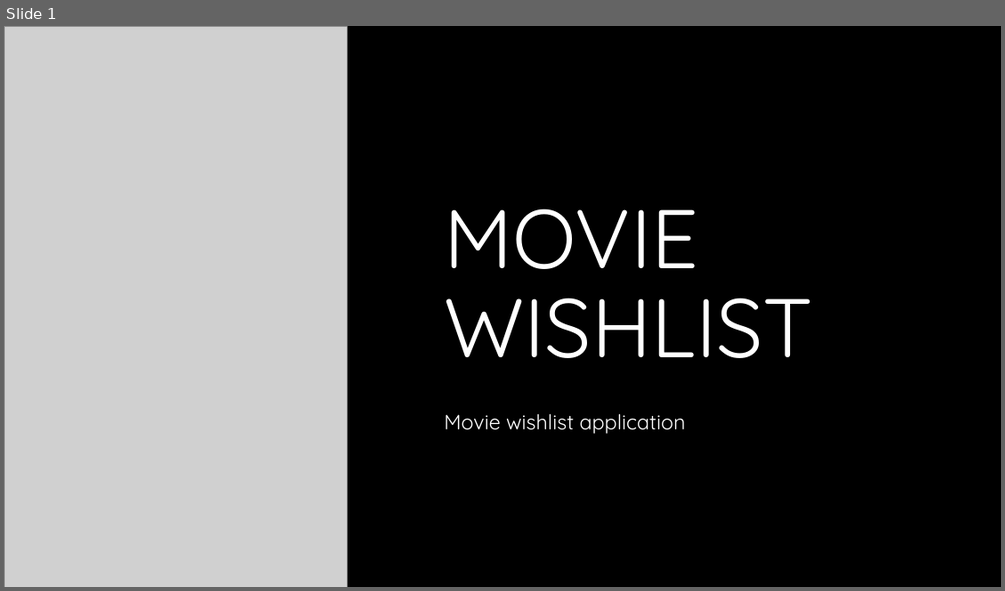
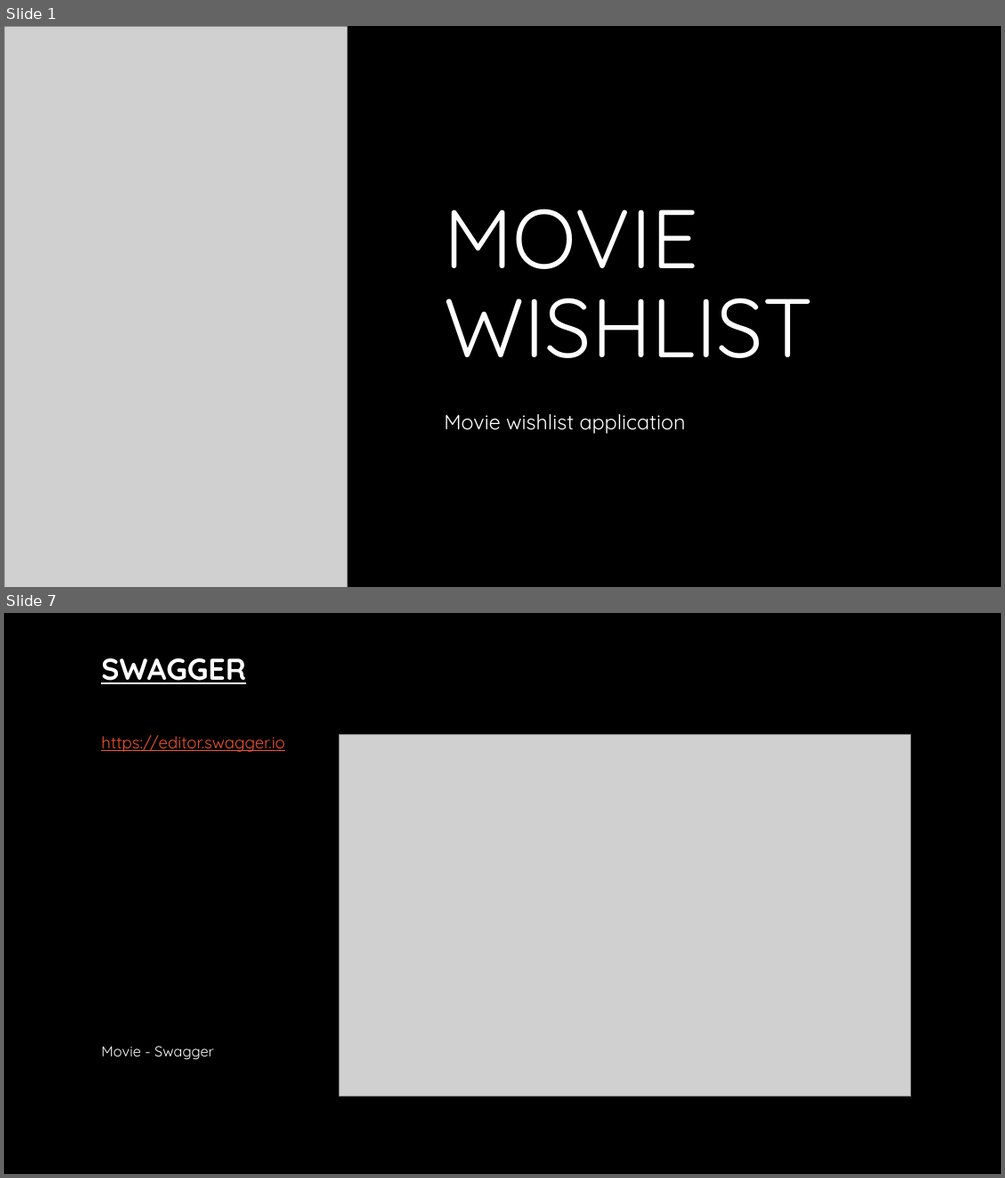
Before and after one commit to bk88collab/be-project, a slide deck: Presentasi/Movie Wishlist.pptx. Shown one above the other, each under a label of ours: slide 1 before the commit, slides 1 and 7 after it; the slides between them are not shown. The pictures are 1005x591 and 1005x1178 pixels, drawn with LibreOffice and Linux fonts; fonts in the diff are those of the drawing; grey boxes stand for pictures; background and template pictures are left out. Boxes give left, top, right and bottom in pixels: in the first picture for what was removed or moved away, otherwise in the second. Text is boxed around its words. In the diff, an @@ line names an element or a change of style, - is before the commit and + after.

```diff
--- a/Presentasi/Movie Wishlist.pptx
+++ b/Presentasi/Movie Wishlist.pptx
@@ slide 7 added at [4,613,1001,1174], background #000000 @@
@@ title added at [101,658,284,752], 16 pt, text #F0532B, underline @@
+SWAGGER
+https://editor.swagger.io
@@ picture added at [340,735,911,1096] @@
@@ subtitle added at [101,1046,214,1060], 14 pt, text #FFFFFF @@
+Movie - Swagger
```
Also in this commit, not shown: 4 slides changed, 4 other slides added, 15 other files.
